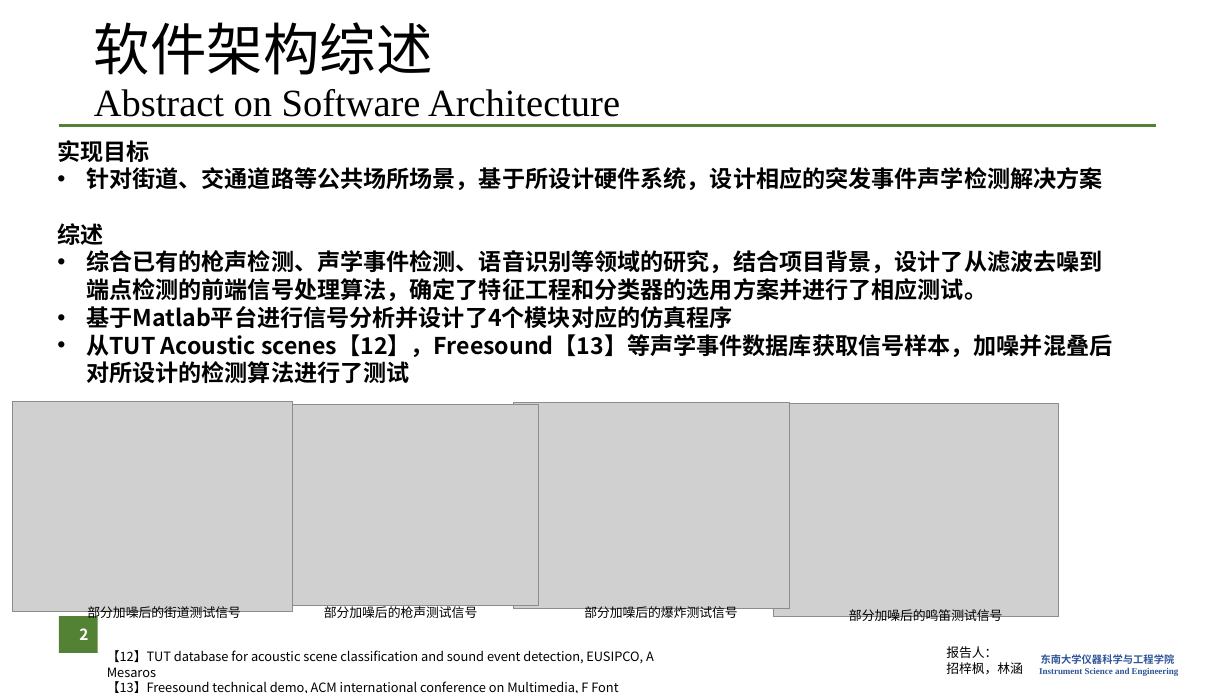
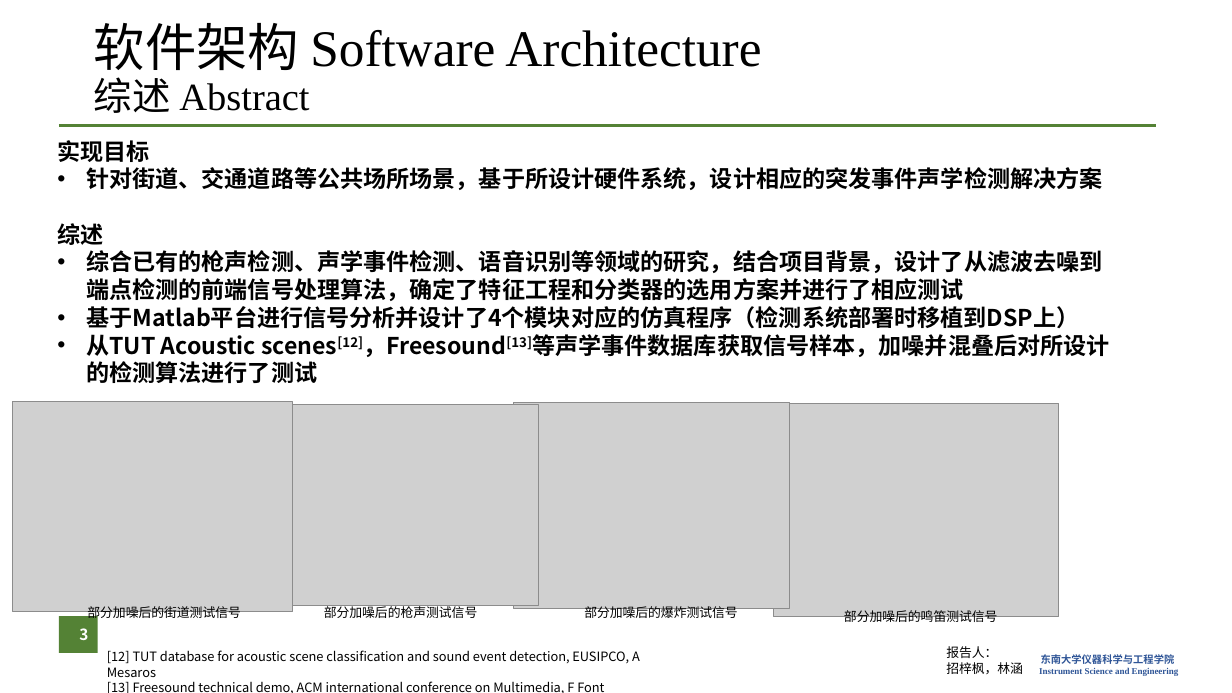
Before and after one commit to zzFon/Gun-Shot-Detection-and-Positioning_Matlab, a slide deck: slide 3 of Presentation.pptx (slide 2 before the commit). Drawn at 1232x693 pixels with LibreOffice and Linux fonts; fonts in the diff are those of the drawing; grey boxes stand for pictures; background and template pictures are left out. Boxes give left, top, right and bottom in pixels: in the first picture for what was removed or moved away, otherwise in the second. Text is boxed around its words. In the diff, an @@ line names an element or a change of style, - is before the commit and + after.

```diff
--- a/Presentation.pptx
+++ b/Presentation.pptx
@@ title at [94,23,761,113]: text changed; size 30 to 40 pt @@
-软件架构综述
-Abstract on Software Architecture
+软件架构 Software Architecture
+综述 Abstract
@@ text at [86,250,1109,383]: text changed @@
-• 综合已有的枪声检测、声学事件检测、语音识别等领域的研究，结合项目背景，设计了从滤波去噪到端点检测的前端信号处理算法，确定了特征工程和分类器的选用方案并进行了相应测试。
-• 基于Matlab平台进行信号分析并设计了4个模块对应的仿真程序
-• 从TUT Acoustic scenes【12】，Freesound【13】等声学事件数据库获取信号样本，加噪并混叠后对所设计的检测算法进行了测试
+• 综合已有的枪声检测、声学事件检测、语音识别等领域的研究，结合项目背景，设计了从滤波去噪到端点检测的前端信号处理算法，确定了特征工程和分类器的选用方案并进行了相应测试
+• 基于Matlab平台进行信号分析并设计了4个模块对应的仿真程序（检测系统部署时移植到DSP上）
+• 从TUT Acoustic scenes[12]，Freesound[13]等声学事件数据库获取信号样本，加噪并混叠后对所设计的检测算法进行了测试
@@ page number at [79,628,88,640]: text changed @@
-2
+3
@@ text "部分加噪后的鸣笛测试信号": place and size @@
-text "部分加噪后的鸣笛测试信号" at [849,609,1003,624]
+text "部分加噪后的鸣笛测试信号" at [844,610,998,625]
@@ text at [107,650,640,693]: text changed @@
-【12】TUT database for acoustic scene classification and sound event detection, EUSIPCO, A Mesaros
-【13】Freesound technical demo, ACM international conference on Multimedia, F Font
+[12] TUT database for acoustic scene classification and sound event detection, EUSIPCO, A Mesaros
+[13] Freesound technical demo, ACM international conference on Multimedia, F Font
```
Also in this commit, not shown: 23 other slides changed, 8 slides added, 54 other files.
